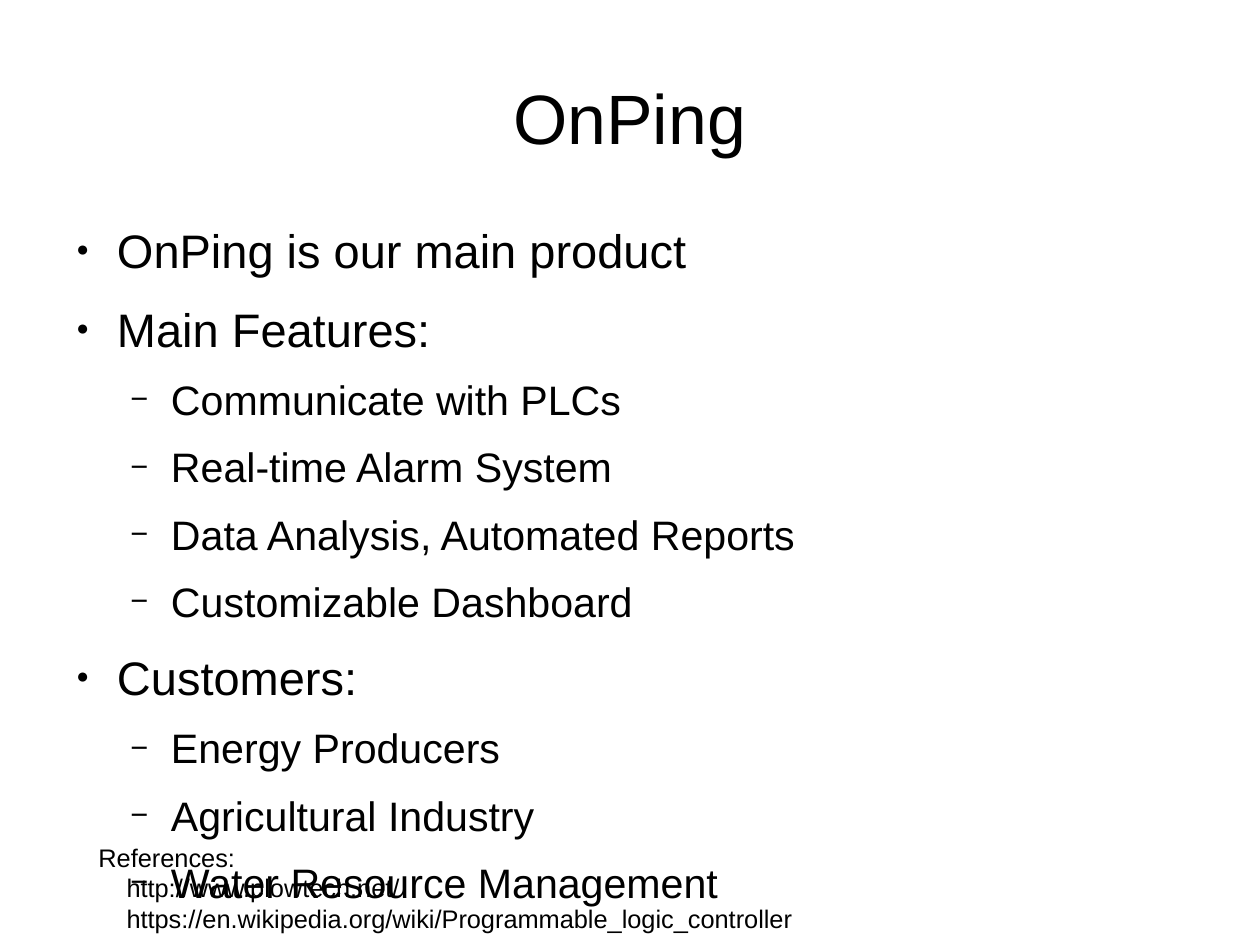
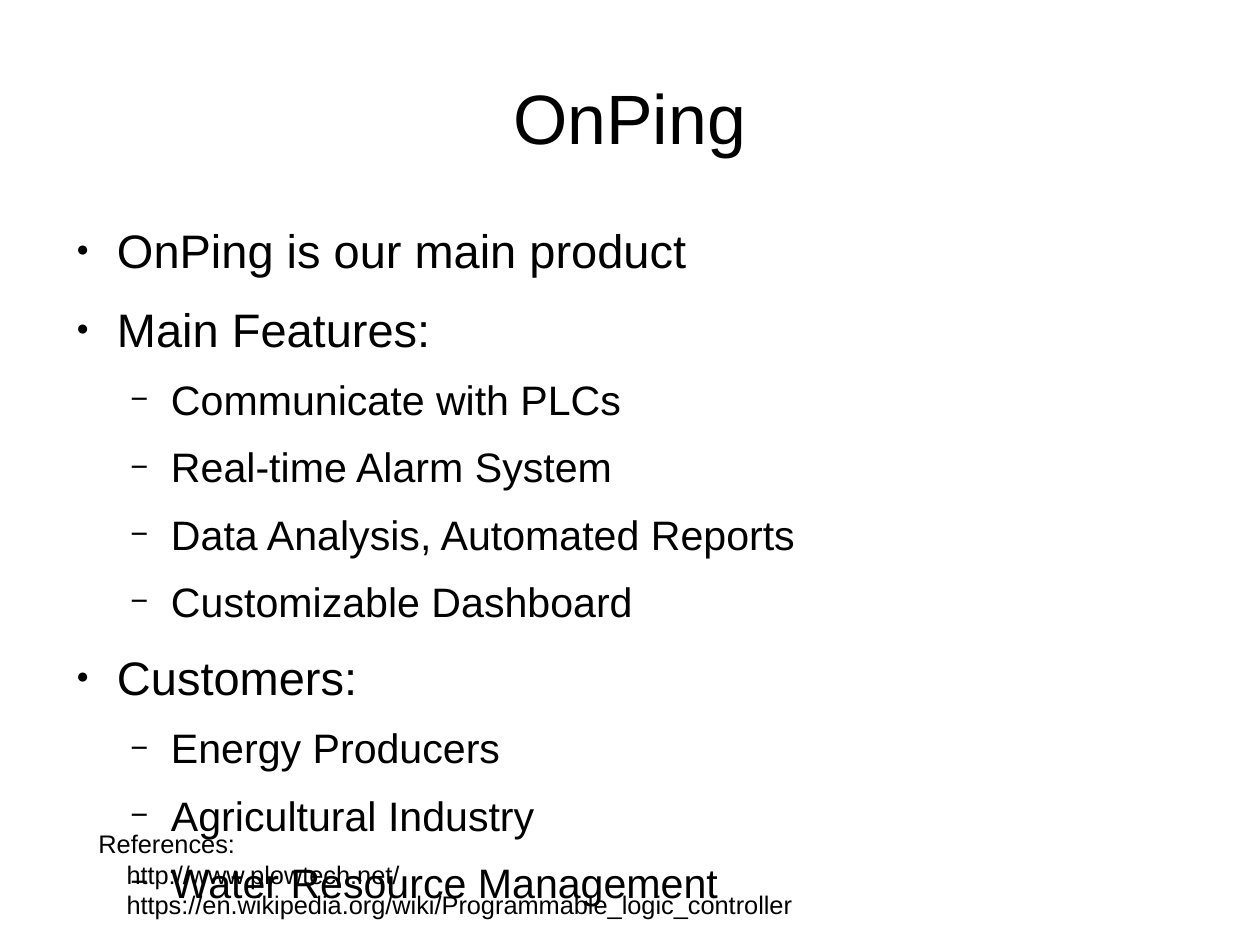
Before and after one commit to plow-technologies/presentations, a slide deck: slide 2 of onping-architecture.odp. Drawn at 1260x945 pixels with LibreOffice and Linux fonts; fonts in the diff are those of the drawing. Boxes give left, top, right and bottom in pixels: in the first picture for what was removed or moved away, otherwise in the second. Text is boxed around its words. In the diff, an @@ line names an element or a change of style, - is before the commit and + after.

```diff
--- a/onping-architecture.odp
+++ b/onping-architecture.odp
@@ text "References:": place and size @@
-text "References:" at (98,848,792,933)
+text "References:" at (98,833,792,920)
```
Also in this commit, not shown: 8 other slides changed, 4 slides added, 2 slides removed.
